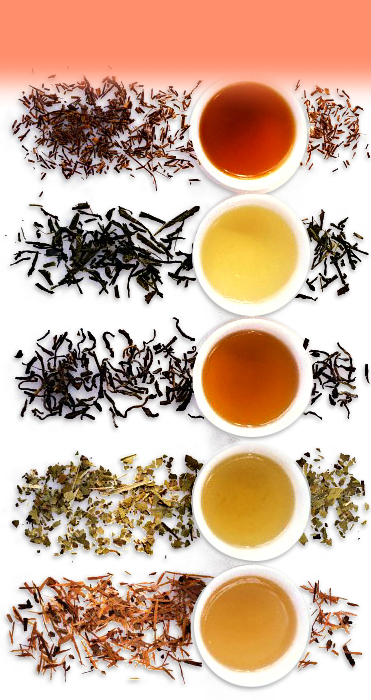
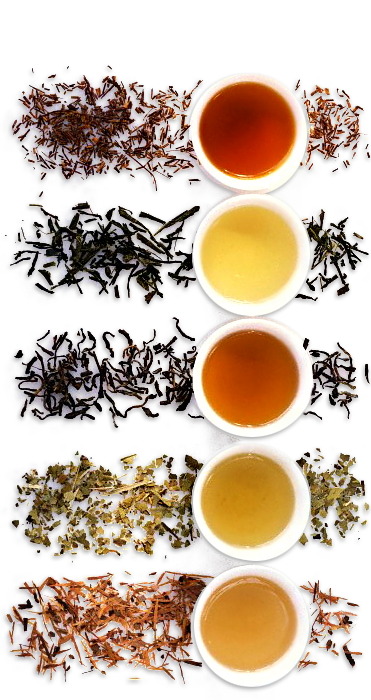
Layers edited between the first and the second 371×700 image:
hid "Layer 2" over left=0, top=0, right=371, bottom=108
